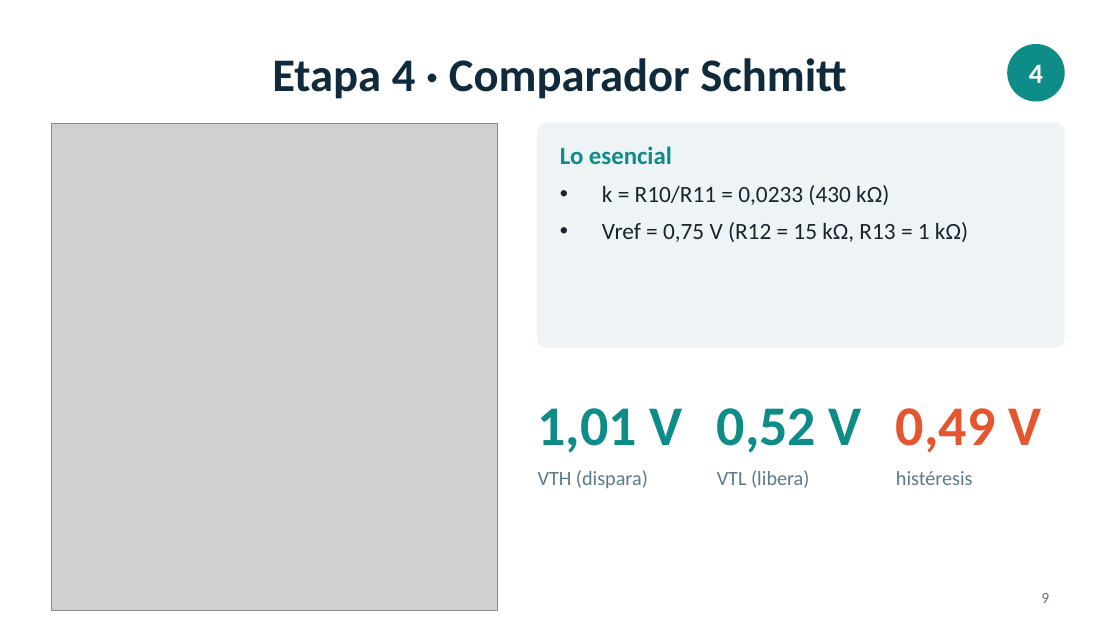
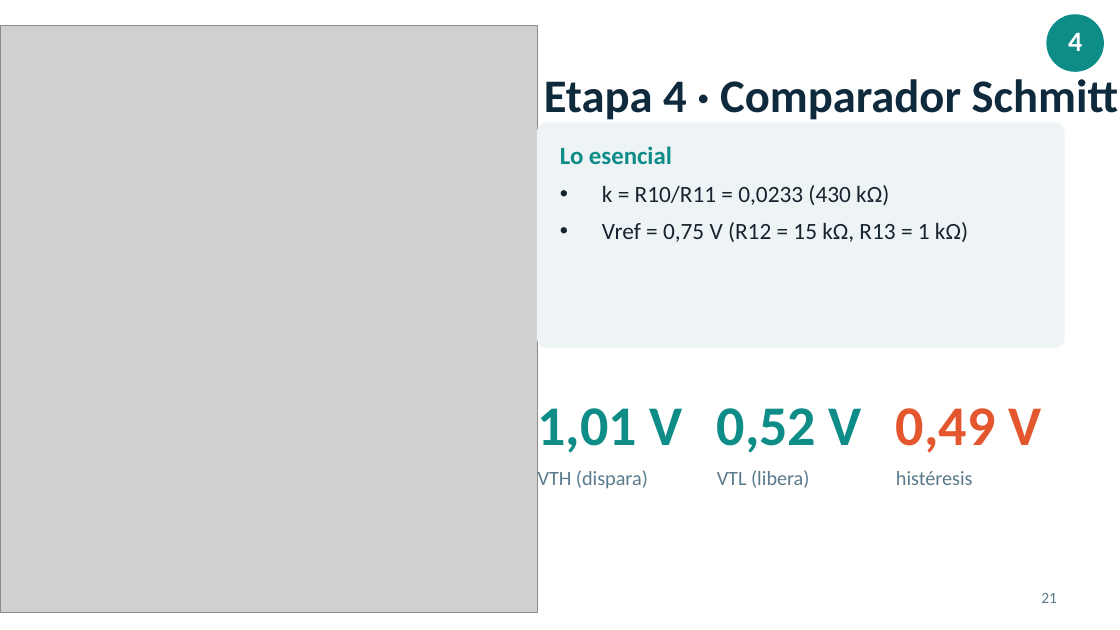
Before and after one commit to Brahiam18/detector-latido-ecg, a slide deck: slide 21 of presentacion/Presentacion_Detector_Latido_ECG.pptx (slide 9 before the commit). Drawn at 1120x630 pixels with LibreOffice and Linux fonts; fonts in the diff are those of the drawing; grey boxes stand for pictures. Boxes give left, top, right and bottom in pixels: in the first picture for what was removed or moved away, otherwise in the second. Text is boxed around its words. In the diff, an @@ line names an element or a change of style, - is before the commit and + after.

```diff
--- a/presentacion/Presentacion_Detector_Latido_ECG.pptx
+++ b/presentacion/Presentacion_Detector_Latido_ECG.pptx
@@ picture: place and size @@
-picture at bbox=[52, 123, 497, 610]
+picture at bbox=[0, 25, 538, 612]
@@ text "4": place and size @@
-text "4" at bbox=[1029, 64, 1043, 83]
+text "4" at bbox=[1068, 32, 1082, 51]
@@ ellipse: place and size @@
-ellipse at bbox=[1008, 45, 1064, 101]
+ellipse at bbox=[1047, 15, 1103, 71]
@@ title "Etapa 4 · Comparador Schmitt": place and size @@
-title "Etapa 4 · Comparador Schmitt" at bbox=[272, 58, 846, 99]
+title "Etapa 4 · Comparador Schmitt" at bbox=[544, 79, 1118, 120]
@@ page number at bbox=[1041, 593, 1057, 603]: text changed @@
-9
+21
```
Also in this commit, not shown: 4 other slides changed, 17 slides added, 1 other file.
